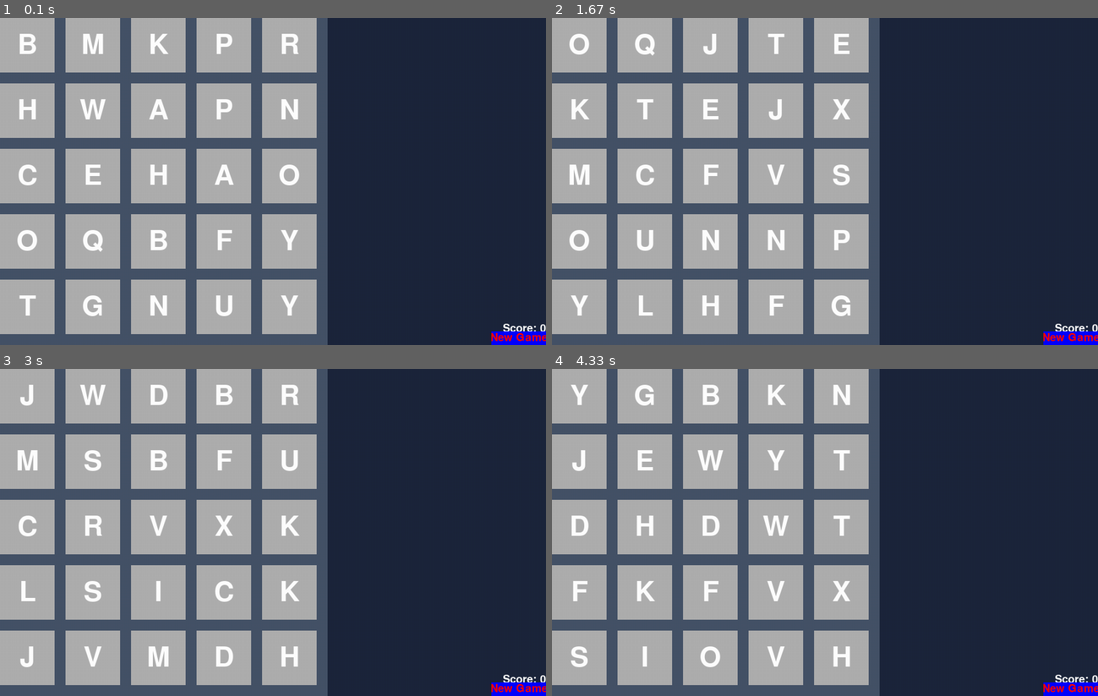
Above: before the commit, frames 1-4 (two rows, left to right).
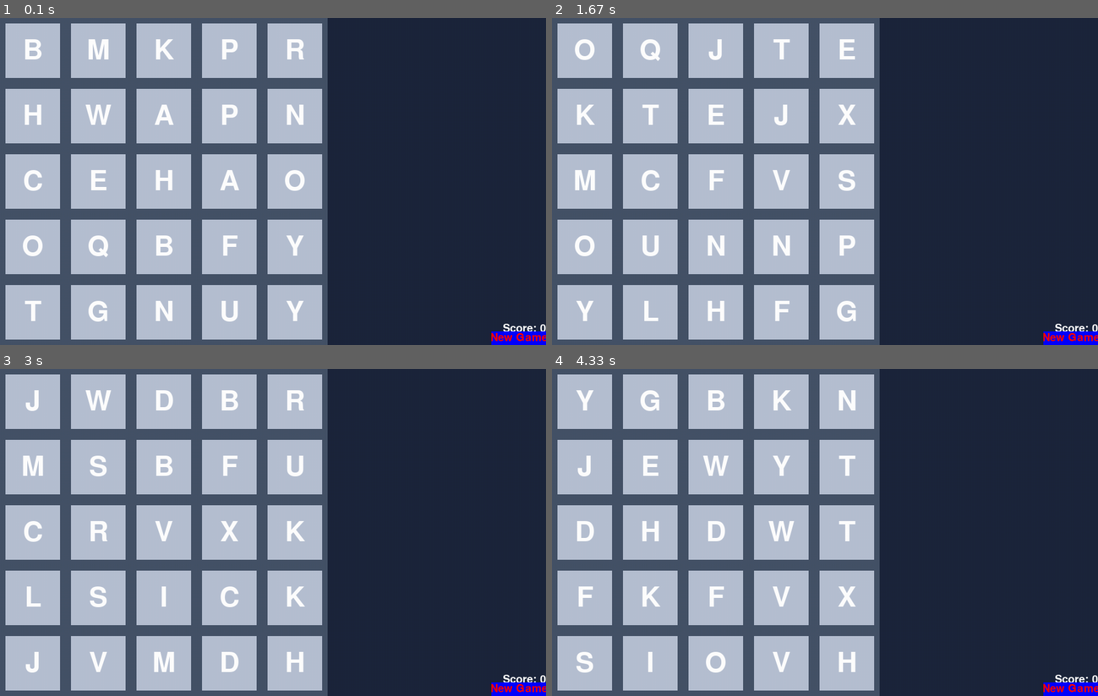
Above: after the commit, the same moments.

Repository: brandonsturgeon/Pygame_Boggle_Multiplayer
Game: pygame game, started from Pygame_Boggle.py
Two runs of this game, one before a commit and one after it. Both use one fixed random seed, a clock stepped at 60 frames per second and the inputs below. The source is Python 2; it was converted automatically to run under Python 3.
Inputs (mouse positions are in pixels of both pictures, inside the frame that each line leads up to):
- Up to frame 1 (0.1 s): no input
- Up to frame 2 (1.67 s): press the mouse at (846, 246) at 0.37 s; move the mouse to (895, 161) at 0.47 s; release the mouse at (945, 80) at 0.6 s; click (1070, 338) at 1.22 s
- Up to frame 3 (3 s): click (518, 689) at 2.55 s
- Up to frame 4 (4.33 s): click (1070, 689) at 3.88 s

The runs differ from the first frame. In frame 1, 49% of the frame differs, in the area x 0-59%, y 0-99%; in frame 2, 49%; in frame 3, 49%; in frame 4, 49%.

Commit message:
Slight UI changes
Changed the UI colors to better compliment each other. Also slightly
moved the tiles so they'd be more centered.

Diff:
--- a/Pygame_Boggle.py
+++ b/Pygame_Boggle.py
@@ -11,7 +11,7 @@
     def __init__(self, pos, letter, font):
         pygame.sprite.Sprite.__init__(self)
         self.image = pygame.Surface((100, 100))
-        self.color = (175, 175, 175)
+        self.color = (182, 192, 210)
         self.rect = pygame.Rect(pos, self.image.get_size())
         self.letter = letter
         self.letter_image = font.render(self.letter.upper(), 1, (255, 255, 255))
@@ -83,7 +83,7 @@
                             if tile.rect.collidepoint((self.mouse_x, self.mouse_y)):
                                 if tile not in submit_word:
                                     submit_word.append(tile)
-                                    tile.color = (125, 125, 125)
+                                    tile.color = (132, 142, 160)
 
                     # New Game
                     if self.new_game_button_rect.collidepoint((self.mouse_x, self.mouse_y)):
@@ -96,7 +96,7 @@
                 # Mouse is lifted up, check the word
                 if event.type == pygame.MOUSEBUTTONUP:
                     for tile in self.tiles:
-                        tile.color = (175, 175, 175)
+                        tile.color = (182, 192, 210)
                     self.check_word(submit_word)
                     submit_word = []
 
@@ -119,9 +119,9 @@
         font = pygame.font.Font(None, 75)
         print "Generating Tiles..."
         letter_dict = {"q":1, "x":1}
-        y_val = 0
+        y_val = 10
         for y in range(5):
-            x_val = 0
+            x_val = 10
             for x in range(5):
 
                 # Limit 2 of each letter using dictionaries
